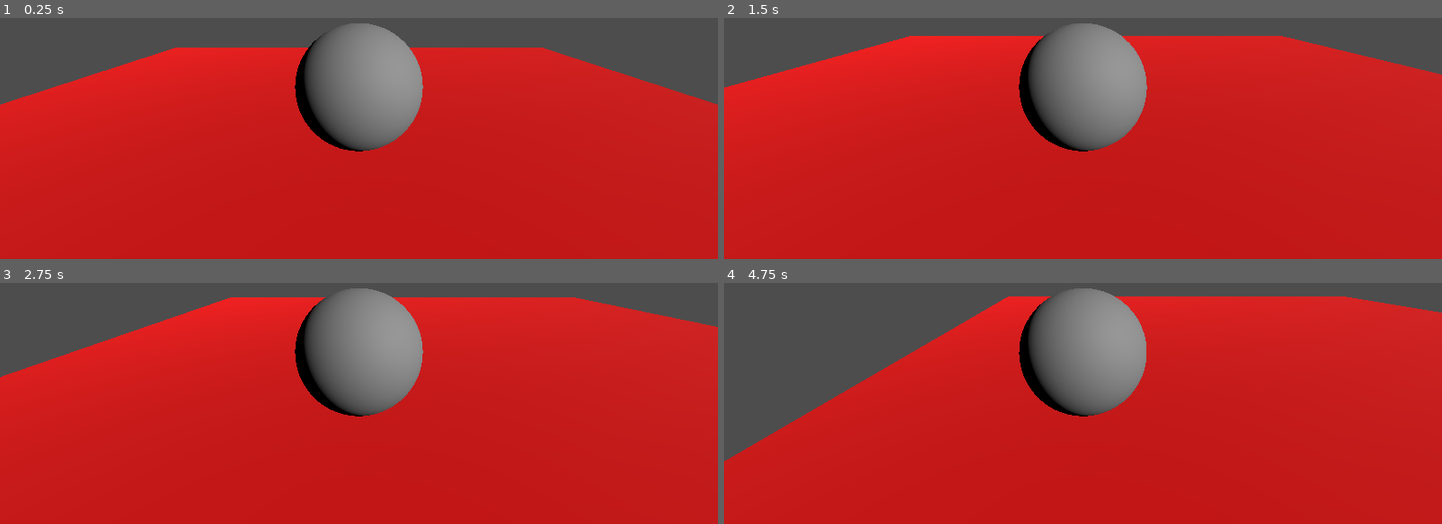
Above: before the commit, frames 1-4 (two rows, left to right).
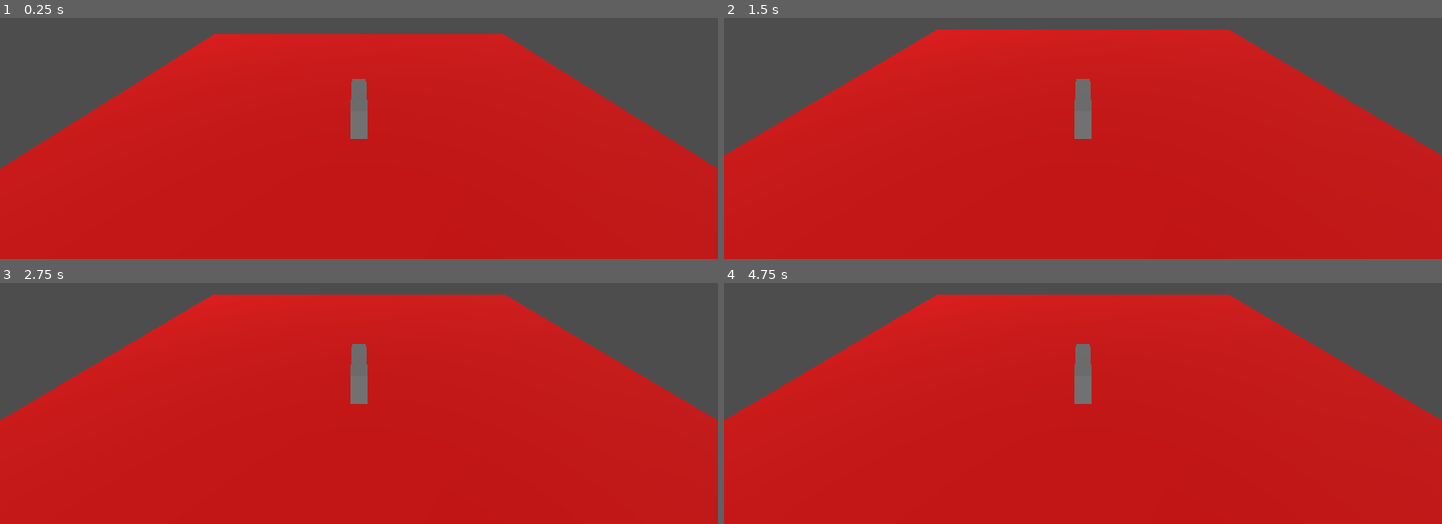
Above: after the commit, the same moments.

Repository: studentkrisk/scooter-game
Game: Godot game, scene res://world.tscn
Same seed, same stepped clock (60 frames per second), same inputs: the game is played once before the commit and once after it.
Inputs:
- Up to frame 1 (0.25 s): no input
- Up to frame 2 (1.5 s): hold Right (ui_right) 0.53-1.28 s; hold Down (ui_down) from 1.28 s (still down)
- Up to frame 3 (2.75 s): release Down (ui_down) at 2.03 s; hold Right (ui_right) from 2.03 s (still down)
- Up to frame 4 (4.75 s): release Right (ui_right) at 2.78 s; hold Up (ui_up) 2.78-3.53 s; hold Left (ui_left) from 3.53 s (still down)

The runs differ from the first frame. In frame 1, 16% of the frame differs, in the area x 0-100%, y 2-63%; in frame 2, 17%; in frame 3, 16%; in frame 4, 20%, in the area x 0-100%, y 2-74%.

Commit message:
added scooter functionality

Diff:
--- a/player.gd
+++ b/player.gd
@@ -1,8 +1,19 @@
 extends RigidBody3D
 
+@onready var car_mesh = $MeshInstance3D
+@onready var ground_ray = $MeshInstance3D/RayCast3D
+var sphere_offset = Vector3(0, -1.0, 0)
+var acceleration = 50
+var steering = 21.0
+var turn_speed = 5
+var turn_stop_limit = 0.75
 
-var gravity = ProjectSettings.get_setting("physics/3d/default_gravity")
+func _ready():
+	ground_ray.add_exception(self)
 
-func _physics_process(delta):
-	var input_dir = 0.01*Input.get_vector("ui_left", "ui_right", "ui_up", "ui_down")
-	apply_torque_impulse(Vector3(input_dir.y, 0, input_dir.x))
+func _physics_process(_delta):
+	add_constant_central_force(0.05*-car_mesh.global_transform.basis.z * Input.get_axis("down", "up"))
+
+func _process(delta):
+	car_mesh.global_rotation = Vector3.ZERO
+	car_mesh.global_rotation.y = Input.get_axis("right", "left")
--- /dev/null
+++ b/player.gdshader
@@ -0,0 +1,19 @@
+shader_type spatial;
+
+void vertex() {
+
+}
+
+void fragment() {
+	int n = 10;
+	if ((int(round(UV.x * float(n))) % 2 == 0) == (int(round(UV.y * float(n))) % 2 == 0)) {
+		ALBEDO = vec3(1, 1, 1);
+	} else {
+		ALBEDO = vec3(0.1, 0.1, 0.1);
+	}
+}
+
+//void light() {
+	// Called for every pixel for every light affecting the material.
+	// Uncomment to replace the default light processing function with this one.
+//}
--- a/player.tscn
+++ b/player.tscn
@@ -1,16 +1,26 @@
-[gd_scene load_steps=4 format=3 uid="uid://kqbonxm8qgqo"]
+[gd_scene load_steps=5 format=3 uid="uid://kqbonxm8qgqo"]
 
 [ext_resource type="Script" path="res://player.gd" id="1_wjm61"]
 
-[sub_resource type="SphereShape3D" id="SphereShape3D_skpqo"]
+[sub_resource type="PhysicsMaterial" id="PhysicsMaterial_vql4a"]
+bounce = 0.1
 
-[sub_resource type="SphereMesh" id="SphereMesh_uuili"]
+[sub_resource type="BoxMesh" id="BoxMesh_h4jdt"]
+size = Vector3(0.25, 0.5, 1)
 
-[node name="RigidBody3D" type="RigidBody3D"]
+[sub_resource type="SphereShape3D" id="SphereShape3D_jflbq"]
+
+[node name="player" type="RigidBody3D"]
+rotation_edit_mode = 2
+physics_material_override = SubResource("PhysicsMaterial_vql4a")
+angular_damp = 5.0
 script = ExtResource("1_wjm61")
 
+[node name="MeshInstance3D" type="MeshInstance3D" parent="."]
+transform = Transform3D(1, 0, 0, 0, 1, 0, 0, 0, 1, 0, -0.24596, 0)
+mesh = SubResource("BoxMesh_h4jdt")
+
+[node name="RayCast3D" type="RayCast3D" parent="MeshInstance3D"]
+
 [node name="CollisionShape3D" type="CollisionShape3D" parent="."]
-shape = SubResource("SphereShape3D_skpqo")
-
-[node name="MeshInstance3D" type="MeshInstance3D" parent="."]
-mesh = SubResource("SphereMesh_uuili")
+shape = SubResource("SphereShape3D_jflbq")
--- a/project.godot
+++ b/project.godot
@@ -15,6 +15,29 @@
 config/features=PackedStringArray("4.2", "GL Compatibility")
 config/icon="res://icon.svg"
 
+[input]
+
+up={
+"deadzone": 0.5,
+"events": [Object(InputEventKey,"resource_local_to_scene":false,"resource_name":"","device":-1,"window_id":0,"alt_pressed":false,"shift_pressed":false,"ctrl_pressed":false,"meta_pressed":false,"pressed":false,"keycode":0,"physical_keycode":87,"key_label":0,"unicode":119,"echo":false,"script":null)
+]
+}
+down={
+"deadzone": 0.5,
+"events": [Object(InputEventKey,"resource_local_to_scene":false,"resource_name":"","device":-1,"window_id":0,"alt_pressed":false,"shift_pressed":false,"ctrl_pressed":false,"meta_pressed":false,"pressed":false,"keycode":0,"physical_keycode":83,"key_label":0,"unicode":115,"echo":false,"script":null)
+]
+}
+left={
+"deadzone": 0.5,
+"events": [Object(InputEventKey,"resource_local_to_scene":false,"resource_name":"","device":-1,"window_id":0,"alt_pressed":false,"shift_pressed":false,"ctrl_pressed":false,"meta_pressed":false,"pressed":false,"keycode":0,"physical_keycode":65,"key_label":0,"unicode":97,"echo":false,"script":null)
+]
+}
+right={
+"deadzone": 0.5,
+"events": [Object(InputEventKey,"resource_local_to_scene":false,"resource_name":"","device":-1,"window_id":0,"alt_pressed":false,"shift_pressed":false,"ctrl_pressed":false,"meta_pressed":false,"pressed":false,"keycode":0,"physical_keycode":68,"key_label":0,"unicode":100,"echo":false,"script":null)
+]
+}
+
 [rendering]
 
 renderer/rendering_method="gl_compatibility"
--- a/world.tscn
+++ b/world.tscn
@@ -26,14 +26,14 @@
 transform = Transform3D(0.745997, 0.179132, 0.641405, -0.590959, 0.622091, 0.513586, -0.307013, -0.762177, 0.569938, -1.02971, 0.85494, 2.08969)
 
 [node name="player" parent="." instance=ExtResource("1_t38v4")]
-transform = Transform3D(1, 0, 0, 0, 1, 0, 0, 0, 1, 0, 1.14758, 0)
+transform = Transform3D(1, 0, 0, 0, 1, 0, 0, 0, 1, 0, 1, 0)
 
 [node name="RemoteTransform3D" type="RemoteTransform3D" parent="player"]
 remote_path = NodePath("../../Node3D")
 update_rotation = false
 
 [node name="Node3D" type="Node3D" parent="."]
-transform = Transform3D(1, 0, 0, 0, 1, 0, 0, 0, 1, 0, 1.14758, 0)
+transform = Transform3D(1, 0, 0, 0, 1, 0, 0, 0, 1, 0, 1, 0)
 
 [node name="Camera3D" type="Camera3D" parent="Node3D"]
-transform = Transform3D(1, 0, 0, 0, 0.96639, 0.257082, 0, -0.257082, 0.96639, 0, 0.759816, 1.9881)
+transform = Transform3D(1, 0, 0, 0, 0.91653, 0.399965, 0, -0.399965, 0.91653, 0, 2.21806, 3.64603)
